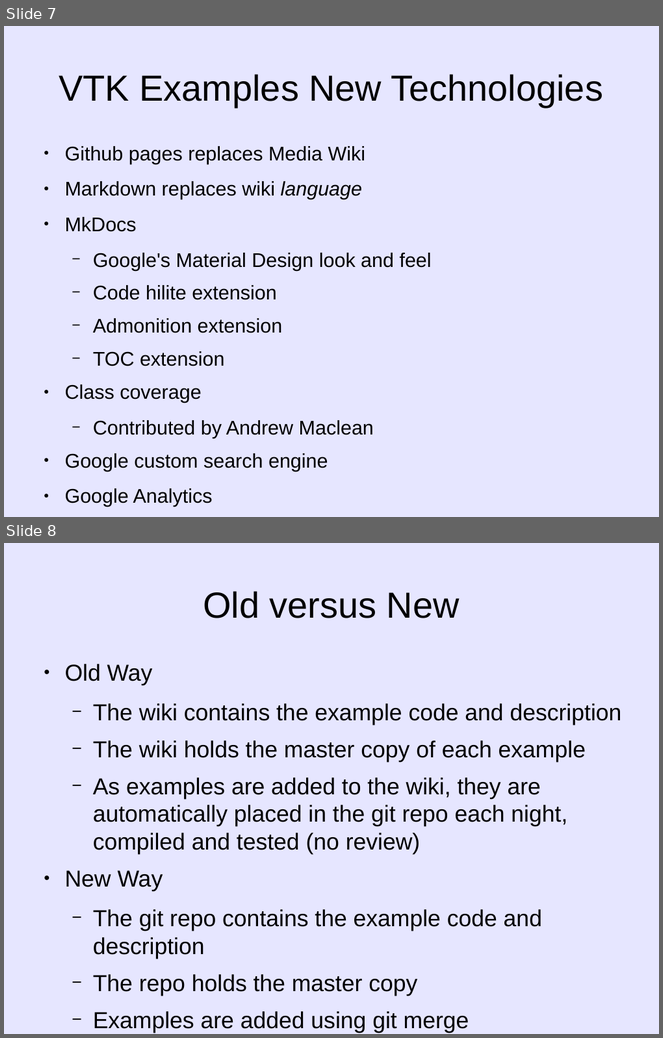
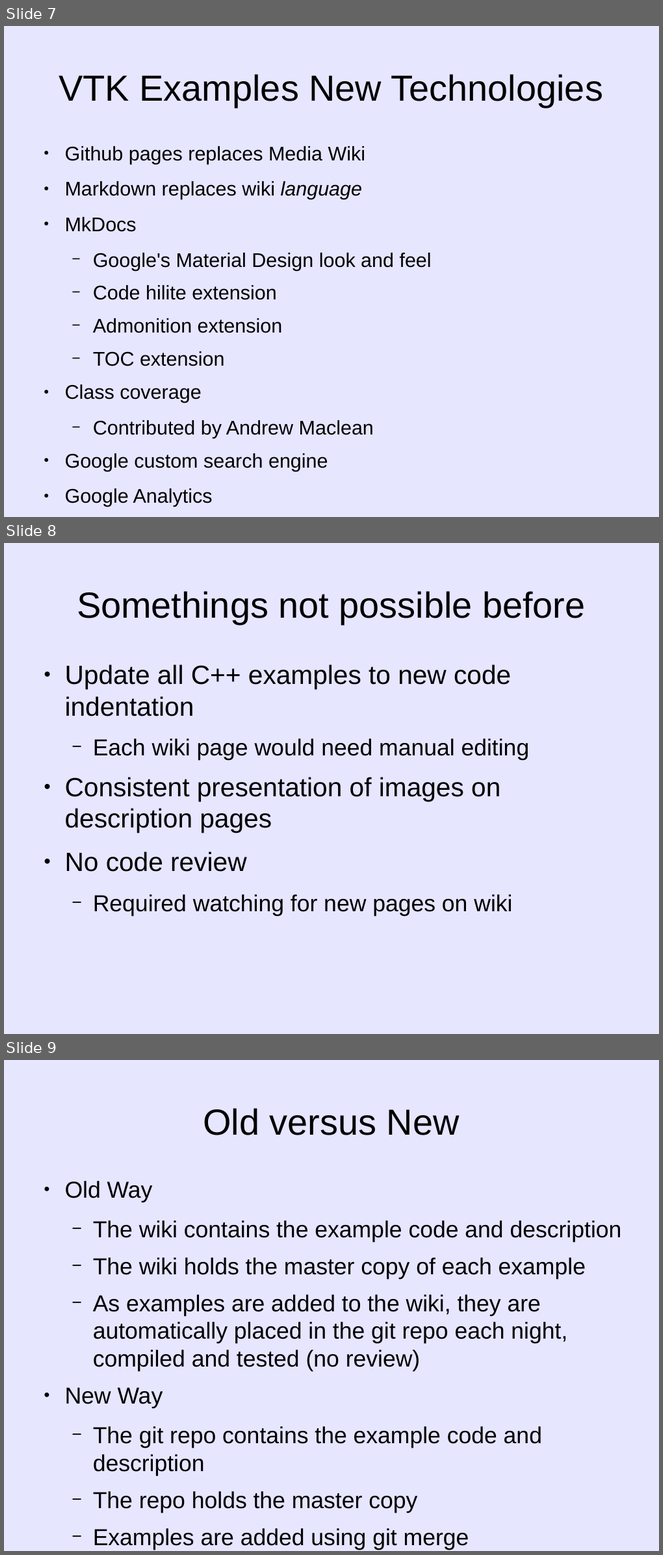
Before and after one commit to lorensen/VTKExamples, a slide deck: src/Artifacts/VTKExamplesStatus2017.odp. Shown one above the other, each under a label of ours: slides 7 and 8 before the commit, slides 7, 8 and 9 after it. The pictures are 663x1038 and 663x1555 pixels, drawn with LibreOffice and Linux fonts; fonts in the diff are those of the drawing. Boxes give left, top, right and bottom in pixels: in the first picture for what was removed or moved away, otherwise in the second. Text is boxed around its words. In the diff, an @@ line names an element or a change of style, - is before the commit and + after.

```diff
--- a/src/Artifacts/VTKExamplesStatus2017.odp
+++ b/src/Artifacts/VTKExamplesStatus2017.odp
@@ slide 8 added at bbox=[4, 543, 659, 1034], background #E6E6FF @@
@@ title added at bbox=[77, 591, 585, 624], 44 pt, text #000000 @@
+Somethings not possible before
@@ text added at bbox=[65, 665, 530, 916], 32 pt, text #000000 @@
+● Update all C++ examples to new code indentation
+  − Each wiki page would need manual editing
+● Consistent presentation of images on description pages
+● No code review
+  − Required watching for new pages on wiki
@@ what was slide 8 is now slide 9 @@
```
Also in this commit, not shown: 3 slides changed, 2 other slides added, 1 slide removed, 1 other file.
